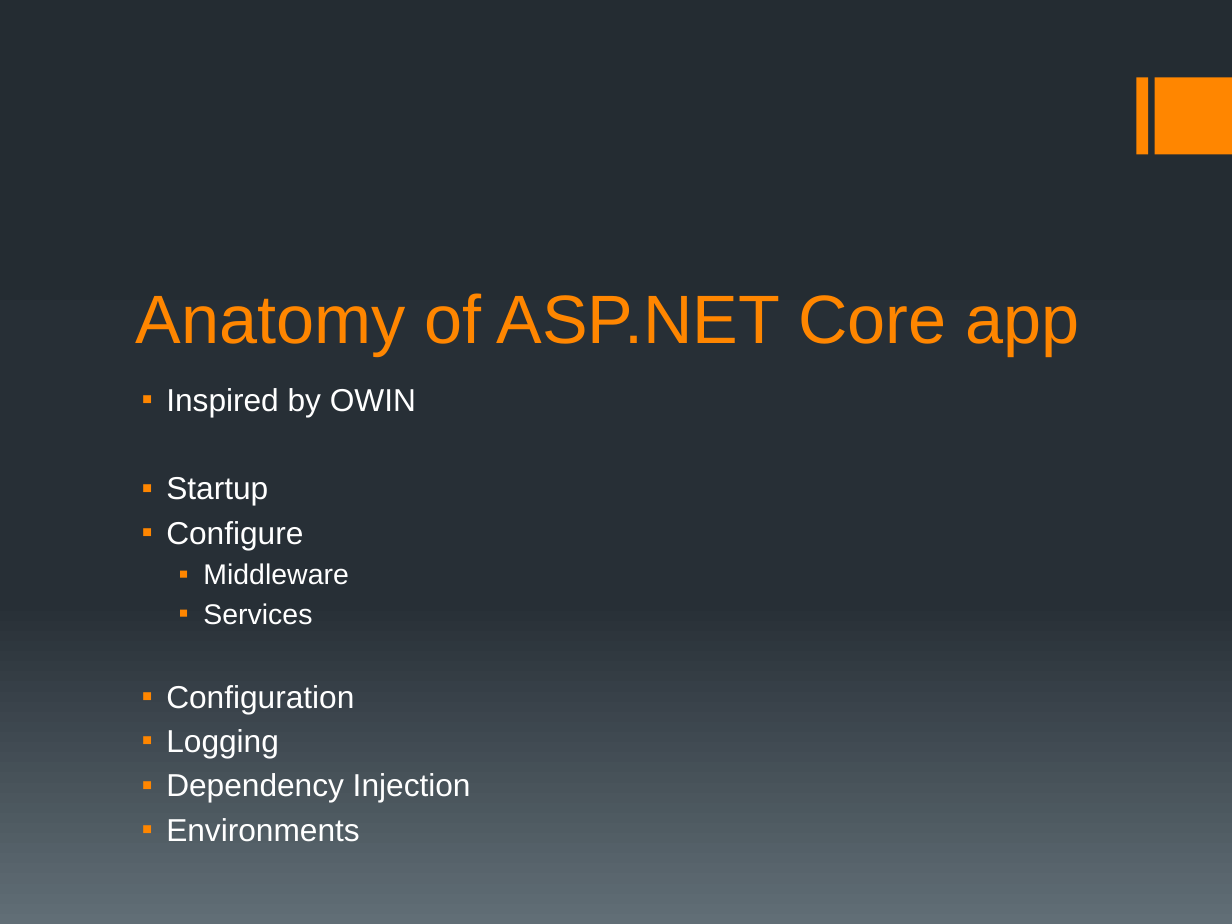
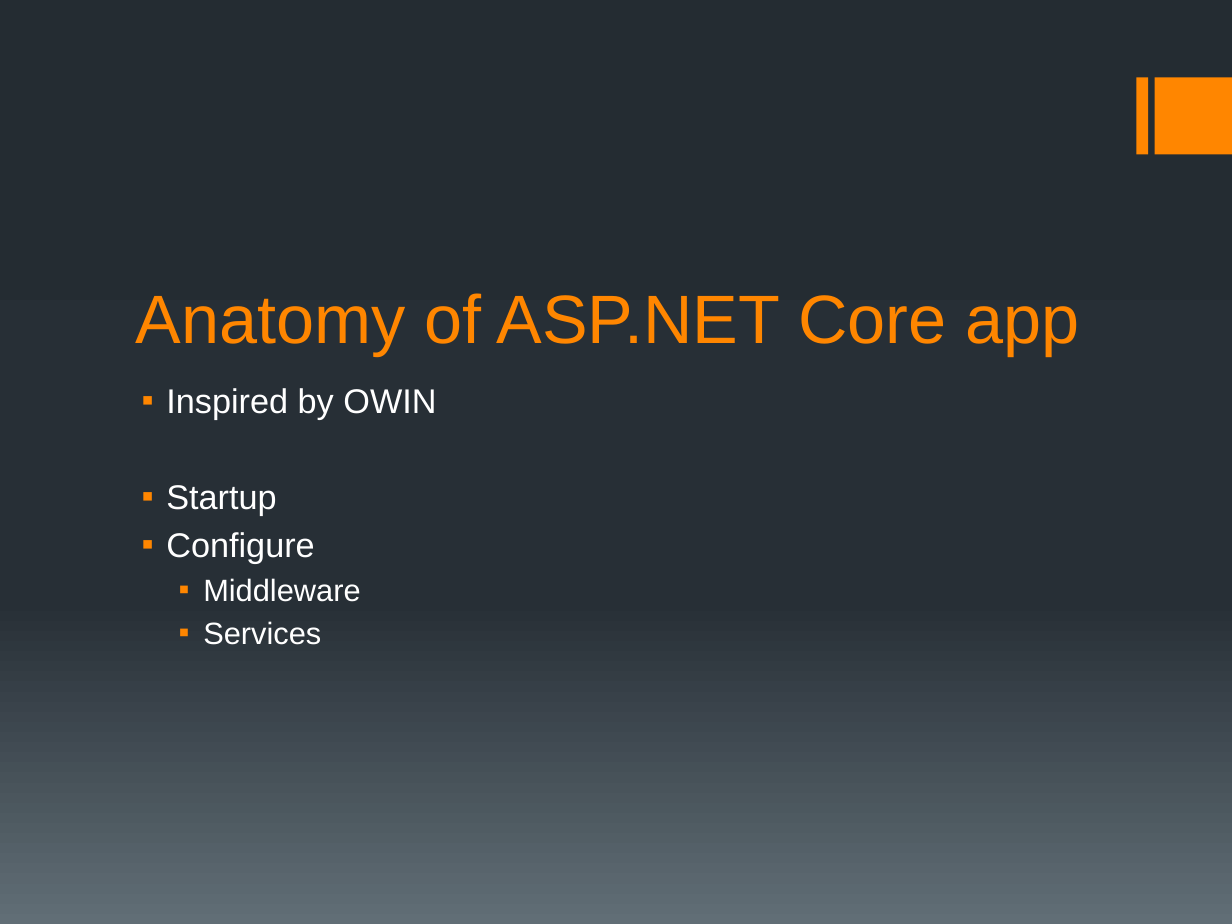
Before and after one commit to simonech/MeetASPNETCoreAtCG16, a slide deck: slide 11 of MeetASPNETCore.pptx (slide 10 before the commit). Drawn at 1232x924 pixels with LibreOffice and Linux fonts; fonts in the diff are those of the drawing. Boxes give left, top, right and bottom in pixels: in the first picture for what was removed or moved away, otherwise in the second. Text is boxed around its words. In the diff, an @@ line names an element or a change of style, - is before the commit and + after.

```diff
--- a/MeetASPNETCore.pptx
+++ b/MeetASPNETCore.pptx
@@ text "Inspired by OWIN" at (166, 388, 436, 645): size 18.5 to 20 pt in "Inspired by OWIN", "Startup", "Configure"; size 16.6 to 18 pt in "Middleware", "Services" @@
@@ text at (166, 685, 471, 842): paragraphs removed @@
-▪ Configuration
-▪ Logging
-▪ Dependency Injection
-▪ Environments
```
Also in this commit, not shown: 8 other slides changed, 9 slides added, 2 slides removed, 18 other files.
